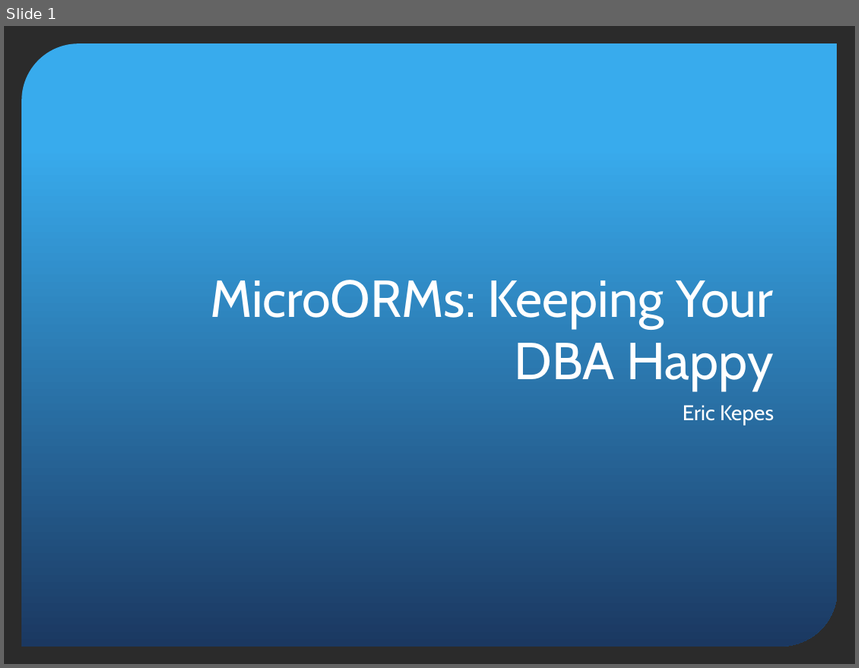
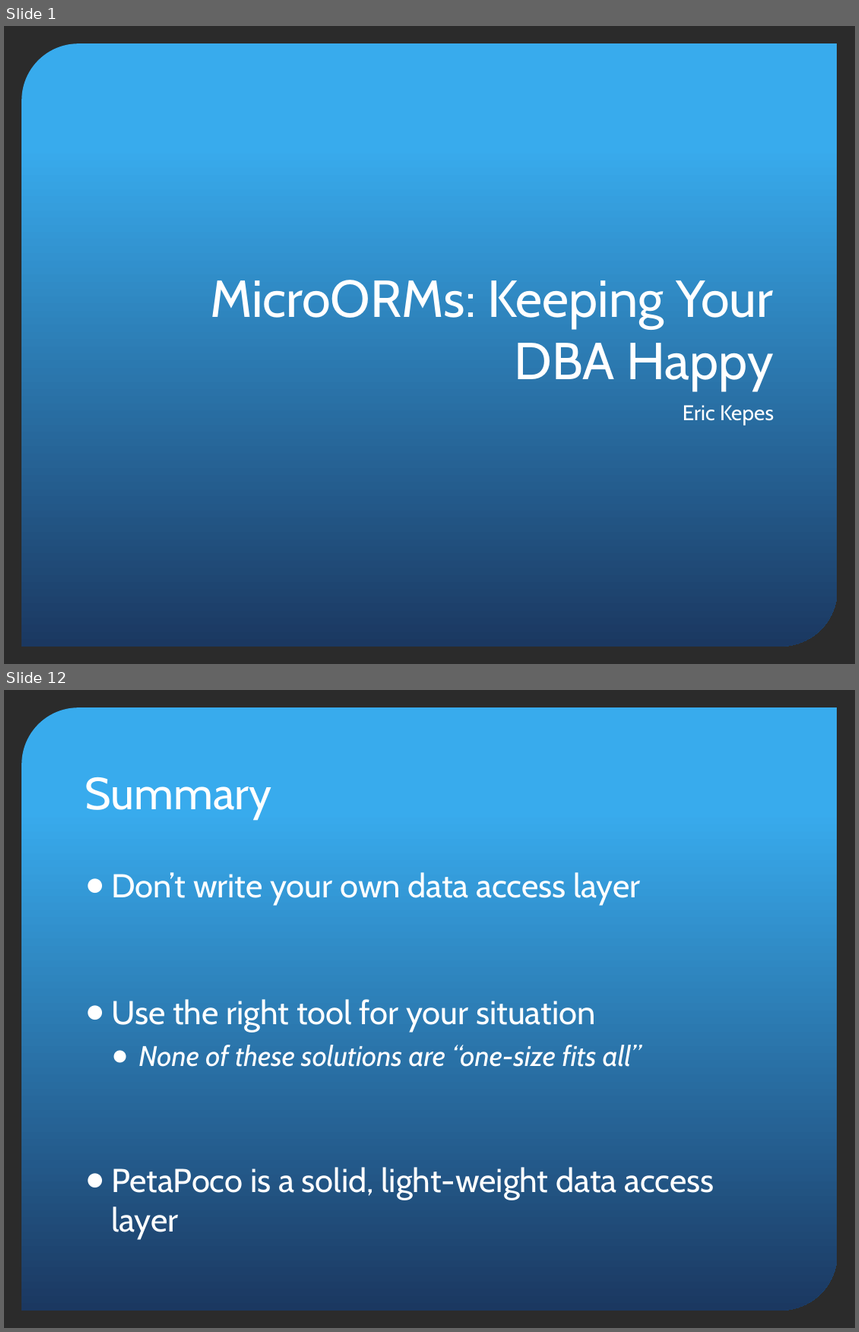
Before and after one commit to ekepes/Presentations, a slide deck: MicroORMs/MicroORMs - Keeping Your DBA Happy.pptx. Shown one above the other, each under a label of ours: slide 1 before the commit, slides 1 and 12 after it; the slides between them are not shown. The pictures are 859x668 and 859x1332 pixels, drawn with LibreOffice and Linux fonts; fonts in the diff are those of the drawing; background and template pictures are left out; a plain dark background stands for a picture behind light text. Boxes give left, top, right and bottom in pixels: in the first picture for what was removed or moved away, otherwise in the second. Text is boxed around its words. In the diff, an @@ line names an element or a change of style, - is before the commit and + after.

```diff
--- a/MicroORMs/MicroORMs - Keeping Your DBA Happy.pptx
+++ b/MicroORMs/MicroORMs - Keeping Your DBA Happy.pptx
@@ slide 12 added at [4,690,855,1328], background picture (left out); not listed: 1 template element that a slide beside it also shows @@
@@ title added at [85,777,272,819], 38 pt, text #FFFFFF @@
+Summary
@@ text added at [111,872,714,1239], 28 pt, text #FFFFFF @@
+● Don’t write your own data access layer
+● Use the right tool for your situation
+  ● None of these solutions are “one-size fits all”
+● PetaPoco is a solid, light-weight data access layer
```
Also in this commit, not shown: 1 slide changed, 10 other slides added, 1 other file.
